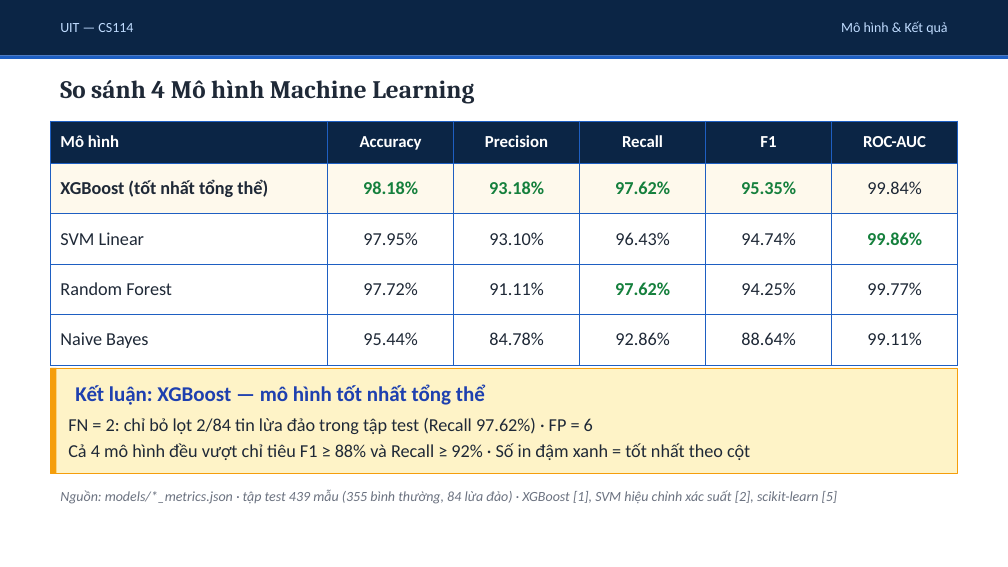
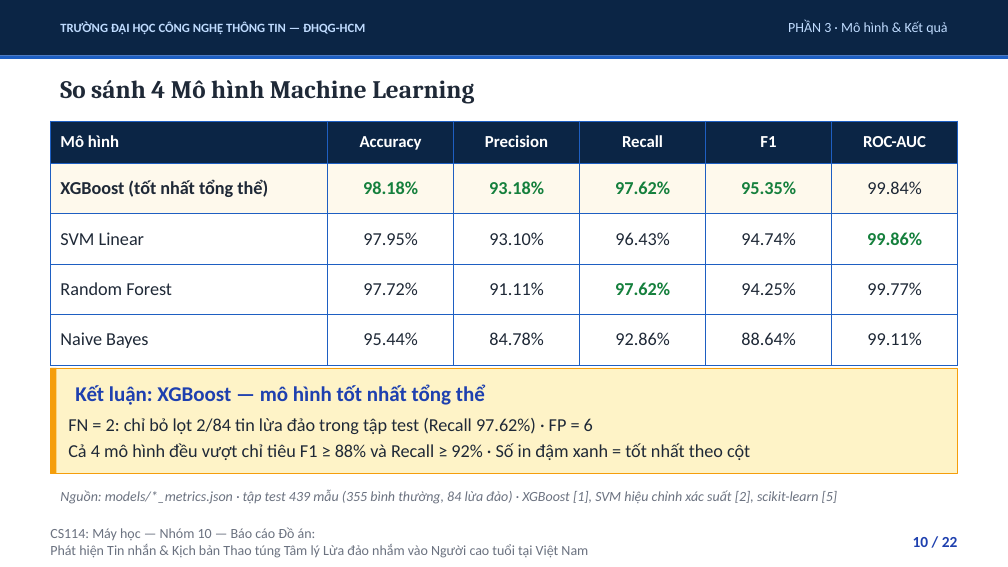
Before and after one commit to uit-25730067-chithanh/CS114-Team10-Elderly-Scam-Detection, a slide deck: slide 10 of draft/scam-detection/reports/slides/phase09_presentation.pptx (slide 9 before the commit). Drawn at 1008x567 pixels with LibreOffice and Linux fonts; fonts in the diff are those of the drawing. Boxes give left, top, right and bottom in pixels: in the first picture for what was removed or moved away, otherwise in the second. Text is boxed around its words. In the diff, an @@ line names an element or a change of style, - is before the commit and + after.

```diff
--- a/draft/scam-detection/reports/slides/phase09_presentation.pptx
+++ b/draft/scam-detection/reports/slides/phase09_presentation.pptx
@@ text at [60, 21, 365, 34]: text changed; size 10 to 9 pt; bold on @@
-UIT — CS114
+TRƯỜNG ĐẠI HỌC CÔNG NGHỆ THÔNG TIN — ĐHQG-HCM
@@ text at [788, 20, 947, 34]: text changed @@
-Mô hình & Kết quả
+PHẦN 3 · Mô hình & Kết quả
@@ text added at [50, 527, 588, 558], 10 pt, text #6B7280 @@
+CS114: Máy học — Nhóm 10 — Báo cáo Đồ án:
+Phát hiện Tin nhắn & Kịch bản Thao túng Tâm lý Lừa đảo nhắm vào Người cao tuổi tại Việt Nam
@@ text added at [913, 537, 958, 547], 11 pt, text #1E40AF, bold @@
+10 / 22
```
Also in this commit, not shown: 17 other slides changed, 4 slides added, 2 slides removed, 2 other files.
